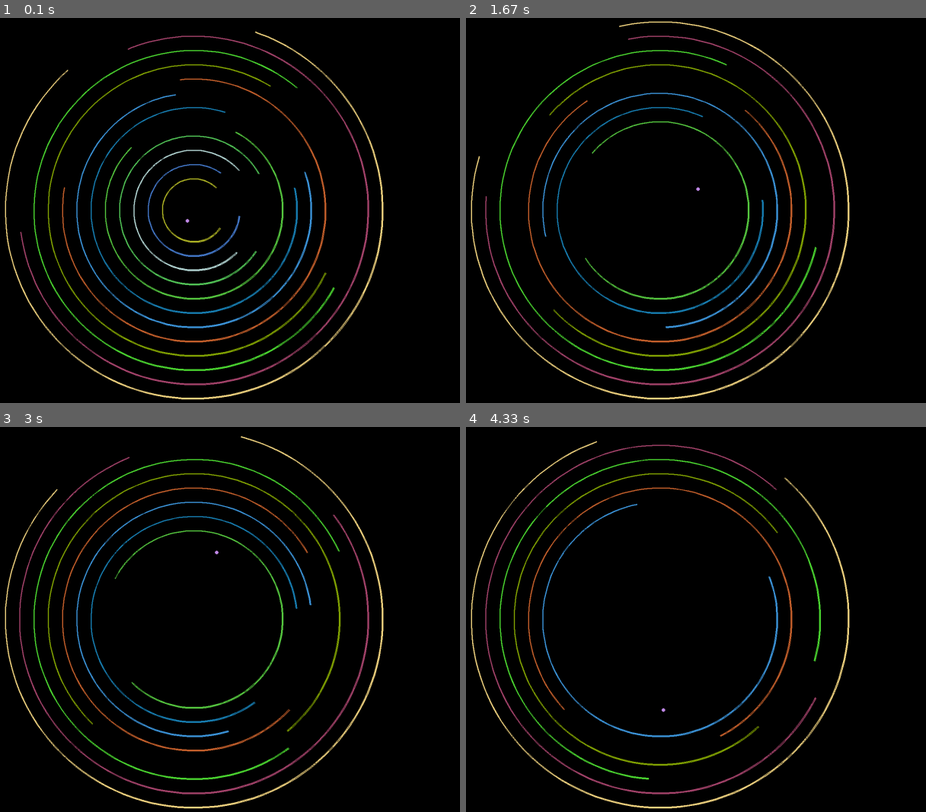
Above: before the commit, frames 1-4 (two rows, left to right).
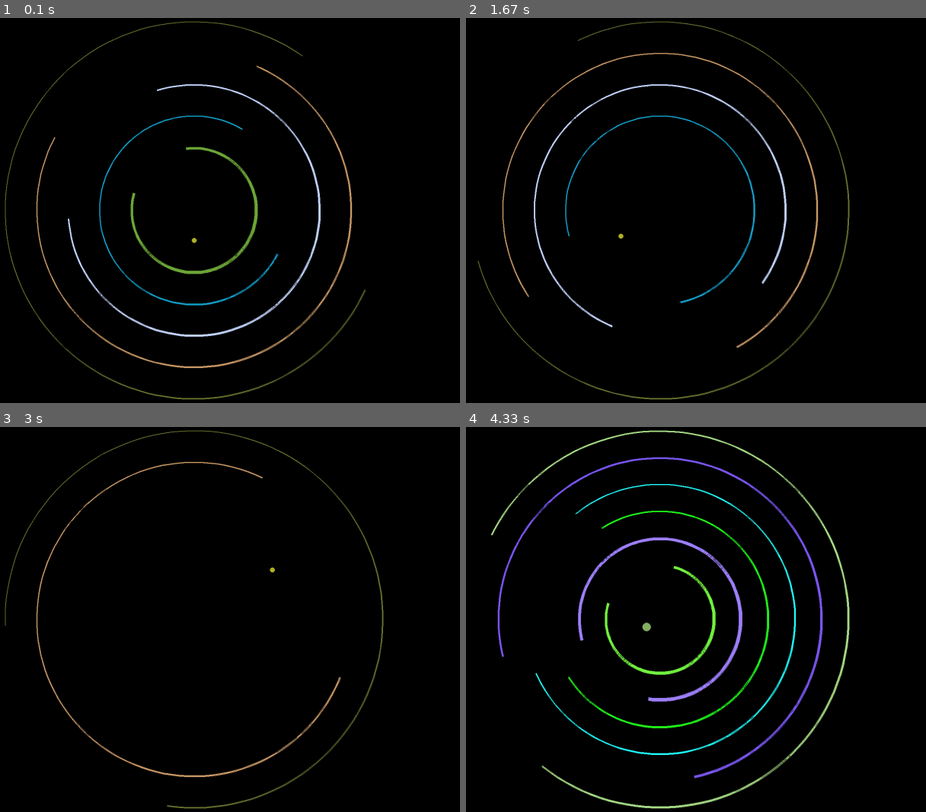
Above: after the commit, the same moments.

Repository: ThisisAqib/ball_bouncer_pygame
Game: pygame game, started from src/main.py
Two runs of this game, one before a commit and one after it. Both use one fixed random seed, a clock stepped at 60 frames per second and the inputs below.
Inputs:
- Up to frame 1 (0.1 s): no input
- Up to frame 2 (1.67 s): no input
- Up to frame 3 (3 s): no input
- Up to frame 4 (4.33 s): no input

The runs differ from the first frame. In frame 1, 11% of the frame differs, in the area x 0-84%, y 0-100%; in frame 2, 8.6%; in frame 3, 7.2%; in frame 4, 9.4%.

Commit message:
added more randomization

Diff:
--- a/src/ball_bouncer/ball.py
+++ b/src/ball_bouncer/ball.py
@@ -16,11 +16,9 @@
     """
     Configuration class for Ball properties.
     """
-
-    position_x: float = 0
-    position_y: float = 0
-    speed_x: float = 0
-    speed_y: float = 15
+    initial_speed : tuple[float, float] = (0, 20)
+    speed_adjustment: tuple[int, int] = (10, 75),  # minimum speed, maximum speed
+    initial_position : tuple[float, float] = (0, 0)  # Initial position
     color: tuple[int, int, int] = (255, 0, 0)
     radius: int = 5
     elasticity: float = 1.0
@@ -39,14 +37,13 @@
         - config (BallConfig): Configuration object for ball properties.
         """
         # Use provided config or default values
-        self.position_x = config.position_x
-        self.position_y = config.position_y
-        self.speed_x = config.speed_x
-        self.speed_y = config.speed_y
+        self.position_x, self.position_y = config.initial_position
+        self.speed_x, self.speed_y = config.initial_speed
         self.color = config.color
         self.radius = config.radius
         self.elasticity = config.elasticity
         self.gravity = config.gravity
+        self.config = config
 
     def update_position(self):
         """Update the ball's position based on its current speed."""
@@ -83,22 +80,18 @@
         # Ensure the speed stays within a reasonable range
         self.adjust_speed()
 
-    def adjust_speed(self, min_speed=10, max_speed=75):
+    def adjust_speed(self):
         """
         Ensure the ball's speed stays within a specified range.
-
-        Parameters:
-        - min_speed (float): Minimum allowable speed.
-        - max_speed (float): Maximum allowable speed.
         """
-        if abs(self.speed_x) < min_speed:
+        if abs(self.speed_x) < self.config.speed_adjustment[0]:
             self.speed_x *= random.uniform(1.5, 3.0)
-        elif abs(self.speed_x) > max_speed:
+        elif abs(self.speed_x) > self.config.speed_adjustment[1]:
             self.speed_x *= random.uniform(0.5, 0.8)
 
-        if abs(self.speed_y) < min_speed:
+        if abs(self.speed_y) < self.config.speed_adjustment[0]:
             self.speed_y *= random.uniform(1.5, 3.0)
-        elif abs(self.speed_y) > max_speed:
+        elif abs(self.speed_y) > self.config.speed_adjustment[0]:
             self.speed_y *= random.uniform(0.5, 0.8)
 
     def get_distance_from_center(self, center_x, center_y):
--- a/src/ball_bouncer/game.py
+++ b/src/ball_bouncer/game.py
@@ -11,27 +11,18 @@
 from .boundary import BoundaryArc, BoundaryConfig
 
 
-@dataclass
-class BallSettings:
-    """
-    Settings for the ball, including its size, speed, and physics properties.
-    """
-
-    radius: int
-    initial_speed: int
-    elasticity: float
-    gravity: float
 
 @dataclass
 class GameConfig:
     """Configuration for the game, including screen size, ball settings, and other parameters."""
     width: int
     height: int
-    ball_settings: BallSettings
-    speed_adjustment_min: int
-    speed_adjustment_max: int
-    angle_speed: float
-
+    fps: int
+    ball_config: BallConfig
+    rotation_speed: tuple[int, int]
+    ball_radius: tuple[int, int]
+    boundary_width: tuple[int, int]
+    boundaries_range: tuple[int, int]
 
 
 class Game:
@@ -54,6 +45,7 @@
 
         # Initialize ball
         self.ball = self._create_ball()
+        self._ball_initializations()
 
         self.test_sound = pygame.mixer.Sound(SOUND_FILE)
 
@@ -61,31 +53,26 @@
         self.boundaries = self._create_boundaries()
 
         self.running = True
+
+    def _ball_initializations(self):
+        self.ball.speed_y = self.config.ball_config.initial_speed[1]
+        self.config.ball_config.radius = random.randint(self.config.ball_radius[0], self.config.ball_radius[1])
+        self.ball.color=utils.generate_non_black_color(brightness_threshold=150)
 
     def _create_ball(self) -> Ball:
         """Creates and returns a Ball instance."""
         return Ball(
-            config=BallConfig(
-                position_x=self.config.width // 2,
-                position_y=self.config.height // 2,
-                speed_x=0,
-                speed_y=self.config.ball_settings.initial_speed,
-                color=utils.generate_non_black_color(brightness_threshold=150),
-                radius=self.config.ball_settings.radius,
-                elasticity=self.config.ball_settings.elasticity,
-                gravity=self.config.ball_settings.gravity,
-            )
+            config=self.config.ball_config
         )
 
     def _create_boundaries(self) -> list:
         """Creates and returns a list of boundary arcs with random angles, rotation speeds, and colors."""
         base_radius = min(self.config.width, self.config.height) // 2 - 10
         # Select a random number of boundaries (e.g., between 5 and 10)
-        num_boundaries = random.randint(10, 15)
+        num_boundaries = random.randint(self.config.boundaries_range[0], self.config.boundaries_range[1])
 
         # Calculate radius step based on the number of boundaries
         radius_step = base_radius // (num_boundaries + 1)
-        print(radius_step)
 
         boundaries = []
         for i in range(num_boundaries):
@@ -98,7 +85,7 @@
             end_angle = start_angle + math.radians(random.randint(270, 300))
 
             # Randomize rotation speed
-            rotation_speed = random.uniform(0.05, 0.2)
+            rotation_speed = random.uniform(self.config.rotation_speed[0], self.config.rotation_speed[1])
 
             # Generate a non-black color for the boundary
             boundary_color = utils.generate_non_black_color()
@@ -113,7 +100,7 @@
                         end_angle=end_angle,
                         rotation_speed=rotation_speed,
                         color=boundary_color,
-                        width=3,
+                        width=random.randint(self.config.boundary_width[0], self.config.boundary_width[1]),
                     )
                 )
             )
@@ -129,17 +116,15 @@
 
     def check_collisions(self):
         """Checks for collisions between the ball and boundaries."""
-        # for boundary in self.boundaries[:]:  # Copy the list for safe iteration while modifying
         if self.boundaries:
             boundary = self.boundaries[-1]
-            if boundary.is_point_outside_boundary(self.ball.position_x, self.ball.position_y, self.config.ball_settings.radius):
+            if boundary.is_point_outside_boundary(self.ball.position_x, self.ball.position_y, self.config.ball_config.radius):
                 self._handle_ball_boundary_collision(boundary)
 
     def _handle_ball_boundary_collision(self, boundary: BoundaryArc):
         """Handles the ball's collision with a boundary."""
         if boundary.is_point_in_empty_arc(self.ball.position_x, self.ball.position_y):
             self.test_sound.play()
-            print("Ball hit the empty area!")
 
             # Remove the boundary after collision
             self.boundaries.remove(boundary)
@@ -155,15 +140,14 @@
 
     def keep_ball_within_boundary(self):
         """Ensures the ball stays within the active boundary."""
-        # for boundary in self.boundaries:
         if self.boundaries:
             boundary = self.boundaries[-1]
             distance = math.sqrt(
                 (self.ball.position_x - boundary.config.center_x) ** 2
                 + (self.ball.position_y - boundary.config.center_y) ** 2
             )
-            if distance + self.config.ball_settings.radius > boundary.config.radius:
-                excess = distance + self.config.ball_settings.radius - boundary.config.radius
+            if distance + self.config.ball_config.radius > boundary.config.radius:
+                excess = distance + self.config.ball_config.radius - boundary.config.radius
                 angle = math.atan2(self.ball.position_y - boundary.config.center_y,
                                     self.ball.position_x - boundary.config.center_x)
                 self.ball.position_x -= math.cos(angle) * excess
@@ -175,15 +159,15 @@
         for boundary in self.boundaries:
             boundary.draw(self.screen)
 
-        pygame.draw.circle(self.screen, self.ball.color, (int(self.ball.position_x), int(self.ball.position_y)), self.config.ball_settings.radius)
+        pygame.draw.circle(self.screen, self.ball.color, (int(self.ball.position_x), int(self.ball.position_y)), self.config.ball_config.radius)
 
     def restart_game(self):
         """Reset the game state and start over."""
         self.ball.position_x = self.config.width // 2
         self.ball.position_y = self.config.height // 2
         self.ball.speed_x = 0
-        self.ball.speed_y = self.config.ball_settings.initial_speed
-        self.ball.color=utils.generate_non_black_color(brightness_threshold=150),
+
+        self._ball_initializations()
 
         # Reinitialize boundaries
         self.boundaries = self._create_boundaries()
@@ -203,12 +187,12 @@
             self._update_boundaries()
             self.keep_ball_within_boundary()
 
-            self.ball.speed_y += self.config.ball_settings.gravity  # Apply gravity
+            self.ball.speed_y += self.config.ball_config.gravity  # Apply gravity
 
             self.draw()
 
             pygame.display.flip()
-            self.clock.tick(30)
+            self.clock.tick(self.config.fps)
 
         pygame.quit()
         sys.exit()
--- a/src/main.py
+++ b/src/main.py
@@ -3,23 +3,26 @@
 
 This script initializes the game configuration and starts the main game loop.
 """
-import math
-from ball_bouncer.game import Game, GameConfig, BallSettings
+from ball_bouncer.game import Game, GameConfig
+from ball_bouncer.ball import BallConfig
 
 
 if __name__ == "__main__":
     game_config = GameConfig(
         width=1920,
         height=1080,
-        ball_settings=BallSettings(
-            radius=5,
-            initial_speed=50,
-            elasticity=1.1,
-            gravity=2.0,
+        fps=30,
+        ball_config=BallConfig(
+            initial_speed=(0, 25),  # speed_x, speed_y
+            elasticity=1.3,
+            gravity=3.0,
+            speed_adjustment=(20, 75),  # minimum speed, maximum speed
         ),
-        speed_adjustment_min=20,
-        speed_adjustment_max=100,
-        angle_speed=math.radians(5),
+        rotation_speed=(0.05, 0.2),  # minimum rotation speed, maximum rotation speed
+        ball_radius=(5, 15),  # minimum ball radius, maximum ball radius
+        boundary_width=(2, 8),  # minimum boundary width, maximum boundary width
+        boundaries_range=(5, 15),  # minimum number of boundaries, maximum number of boundaries
+
     )
     game = Game(game_config)
     game.run()
